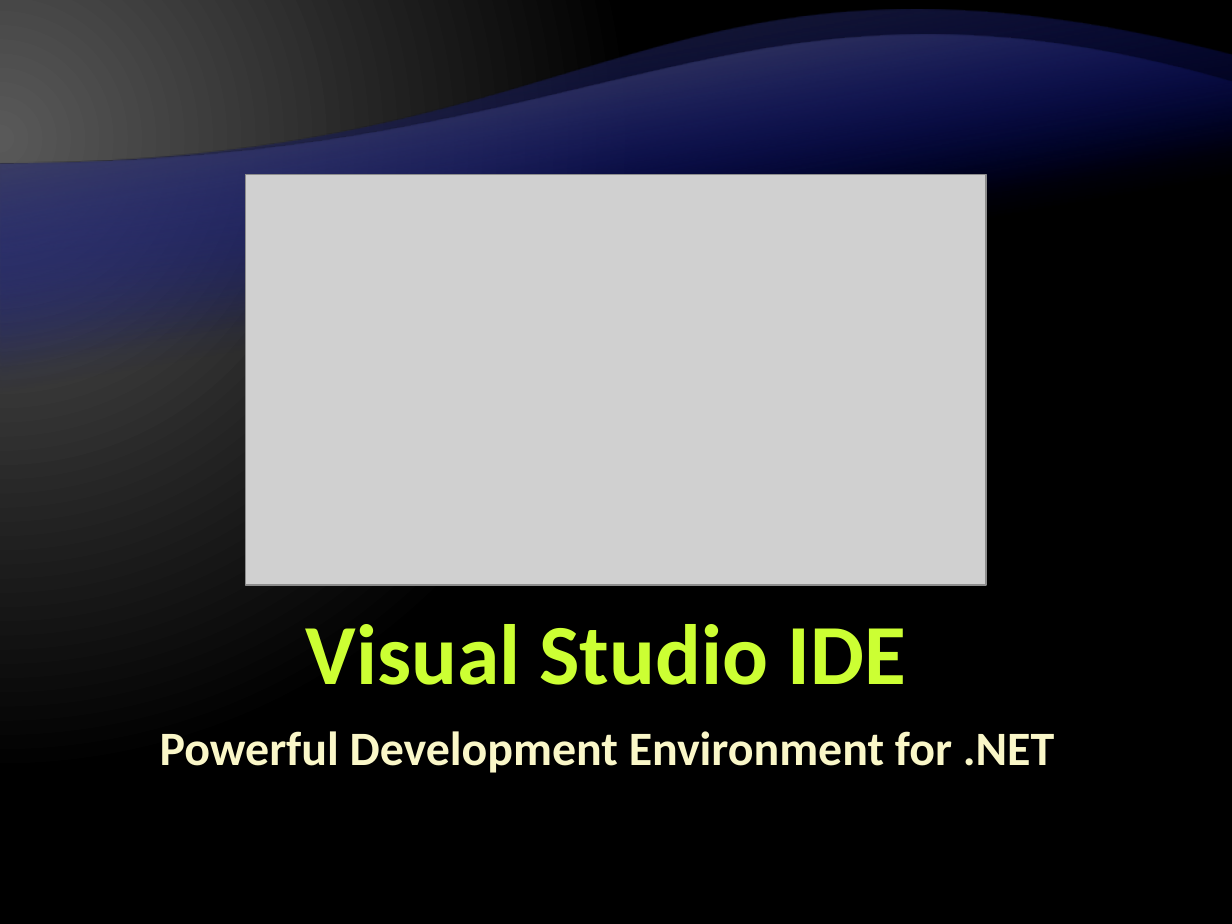
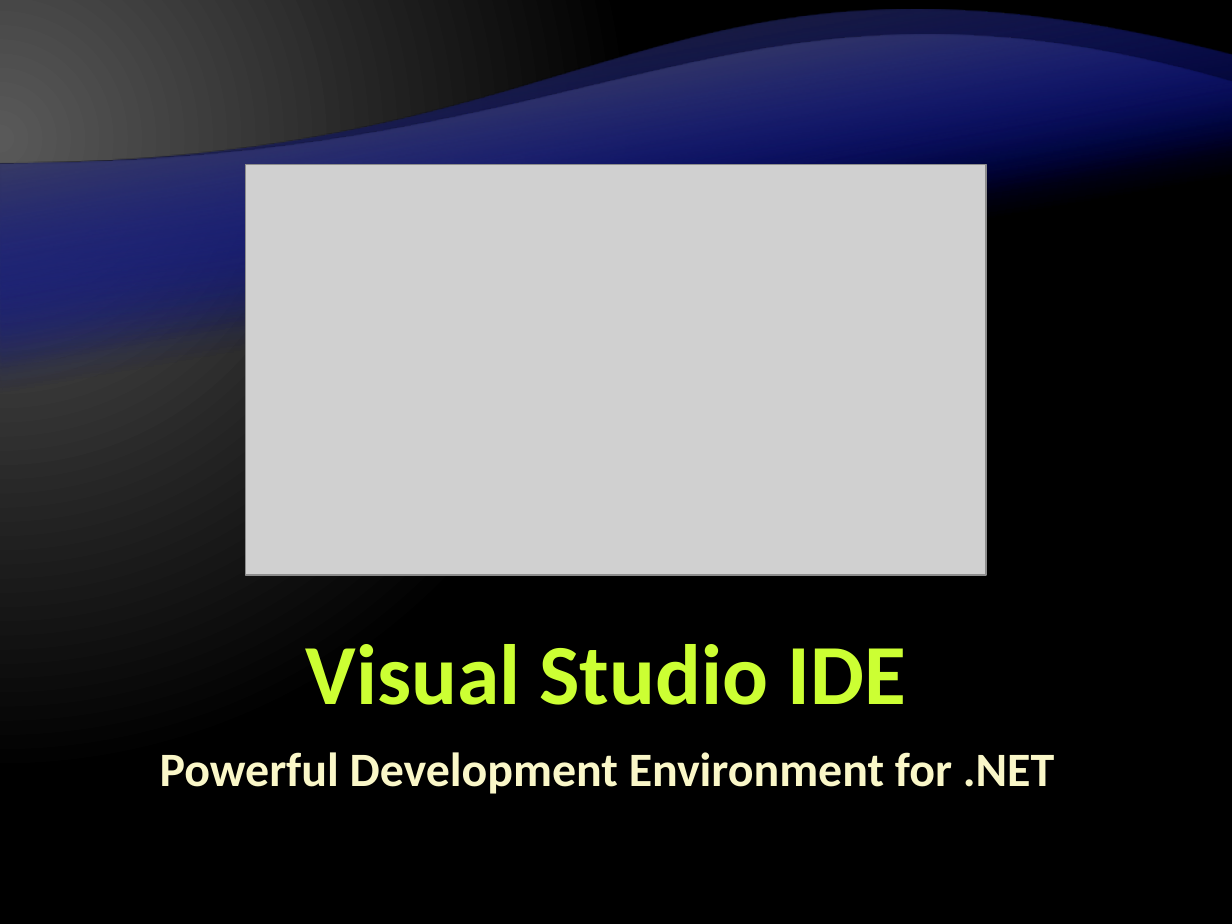
Before and after one commit to Graveheart/aspnetcourse, a slide deck: slide 49 of 2010/lectures/1. .NET Framework Overview.pptx. Drawn at 1232x924 pixels with LibreOffice and Linux fonts; fonts in the diff are those of the drawing; grey boxes stand for pictures; background and template pictures are left out. Boxes give left, top, right and bottom in pixels: in the first picture for what was removed or moved away, otherwise in the second. Text is boxed around its words. In the diff, an @@ line names an element or a change of style, - is before the commit and + after.

Commit message:
Added few photos; Completed the lectures 0 and 1

```diff
--- a/2010/lectures/1. .NET Framework Overview.pptx
+++ b/2010/lectures/1. .NET Framework Overview.pptx
@@ freeform shape added at [0, 55, 1232, 804], fill gradient #000D9E to #262626 @@
@@ freeform shape added at [0, 83, 1232, 686], fill gradient #000D9E to #595959 @@
@@ picture: place and size @@
-picture at [246, 174, 987, 585]
+picture at [246, 164, 987, 575]
@@ title "Visual Studio IDE": place and size @@
-title "Visual Studio IDE" at [306, 624, 906, 685]
+title "Visual Studio IDE" at [306, 644, 906, 705]
@@ subtitle "Powerful Development Environment for .NET": place and size @@
-subtitle "Powerful Development Environment for .NET" at [160, 731, 1054, 773]
+subtitle "Powerful Development Environment for .NET" at [160, 752, 1054, 794]
```
Also in this commit, not shown: 54 other slides changed, 4 other files.
